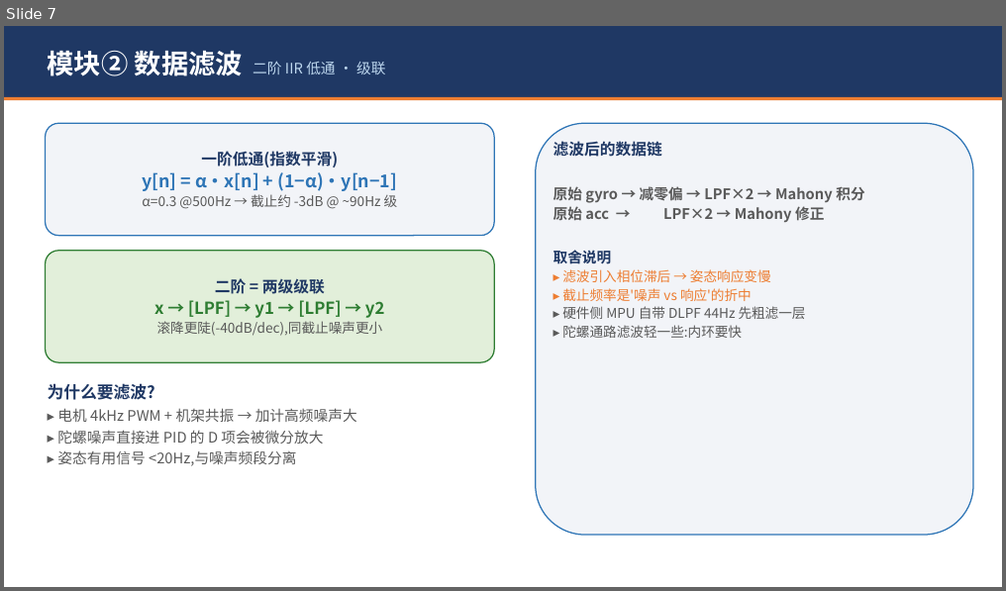
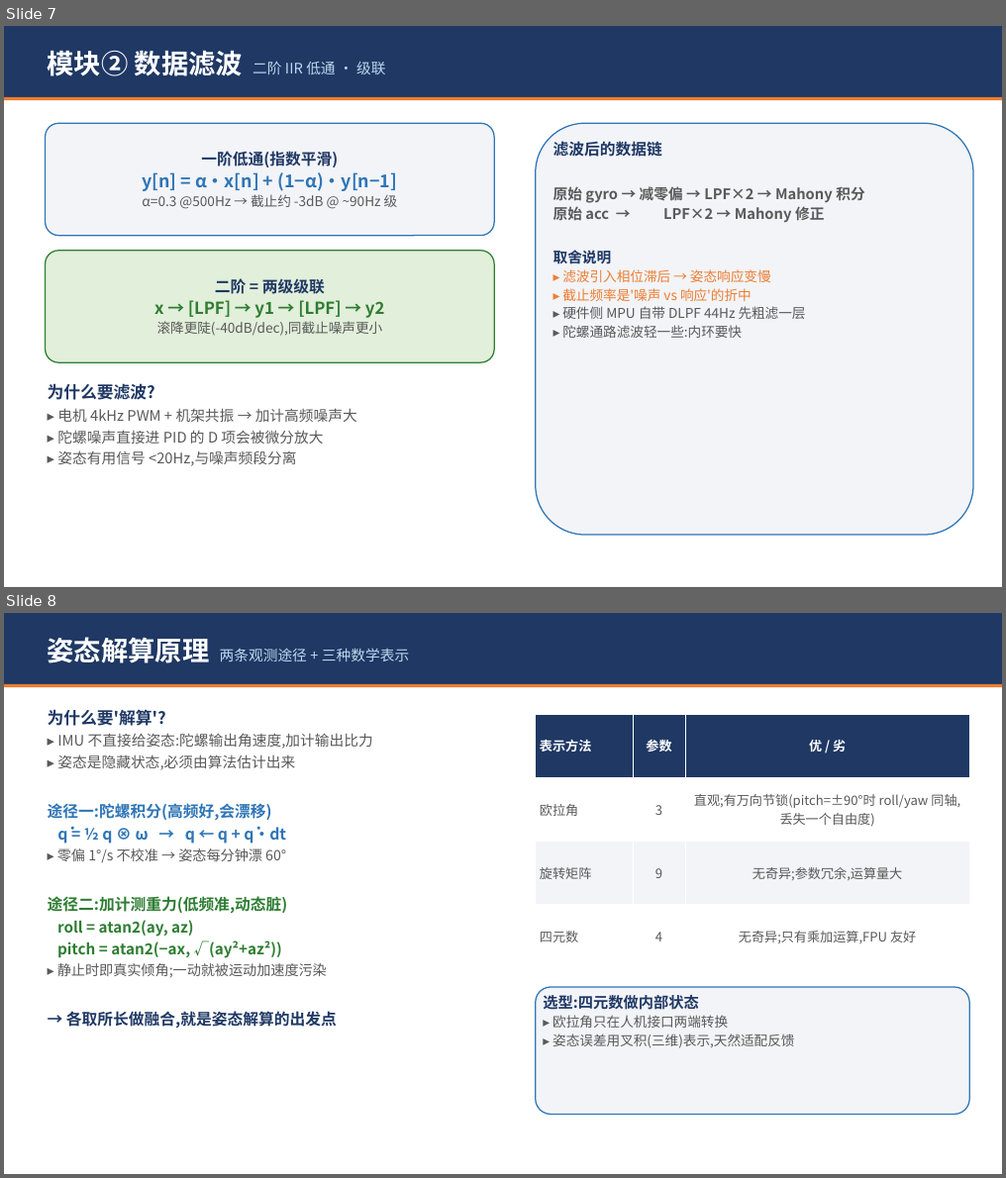
Before and after one commit to xiexiaoan147-cyber/STM32F4_Drone, a slide deck: Docs/四轴飞控项目分享.pptx. Shown one above the other, each under a label of ours: slide 7 before the commit, slides 7 and 8 after it. The pictures are 1006x591 and 1006x1178 pixels, drawn with LibreOffice and Linux fonts; fonts in the diff are those of the drawing. Boxes give left, top, right and bottom in pixels: in the first picture for what was removed or moved away, otherwise in the second. Text is boxed around its words. In the diff, an @@ line names an element or a change of style, - is before the commit and + after.

Commit message:
docs: PPT 调整——删工程验证/踩坑/路线图, 新增姿态解算原理与PID原理页

```diff
--- a/Docs/四轴飞控项目分享.pptx
+++ b/Docs/四轴飞控项目分享.pptx
@@ slide 8 added at (4,613,1002,1174), background #FFFFFF @@
@@ rectangle added at (4,613,1002,684), fill #1F3864 @@
@@ text added at (48,637,409,663), 14 pt, text #BDD7EE @@
+姿态解算原理 两条观测途径 + 三种数学表示
@@ rectangle added at (4,684,1002,687), fill #ED7D31 @@
@@ text added at (48,709,373,1028), 15 pt, text #595959, bold @@
+为什么要'解算'?
+▸ IMU 不直接给姿态:陀螺输出角速度,加计输出比力
+▸ 姿态是隐藏状态,必须由算法估计出来
+途径一:陀螺积分(高频好,会漂移)
+q̇ = ½ q ⊗ ω → q ← q + q̇·dt
+▸ 零偏 1°/s 不校准 → 姿态每分钟漂 60°
+途径二:加计测重力(低频准,动态脏)
+roll = atan2(ay, az)
+pitch = atan2(−ax, √(ay²+az²))
+▸ 静止时即真实倾角;一动就被运动加速度污染
+→ 各取所长做融合,就是姿态解算的出发点
@@ table added at (536,714,969,968), 4 rows, 3 columns @@
+表示方法 | 参数 | 优 / 劣
+欧拉角 | 3 | 直观;有万向节锁(pitch=±90°时 roll/yaw 同轴,丢失一个自由度)
+旋转矩阵 | 9 | 无奇异;参数冗余,运算量大
+四元数 | 4 | 无奇异;只有乘加运算,FPU 友好
@@ rounded rectangle added at (536,987,969,1115), fill #F2F4F8, outline #2E75B6 1.2 pt, 13 pt, text #595959 @@
+选型:四元数做内部状态
+▸ 欧拉角只在人机接口两端转换
+▸ 姿态误差用叉积(三维)表示,天然适配反馈
```
Also in this commit, not shown: 10 slides changed, 1 other slide added, 2 slides removed.
